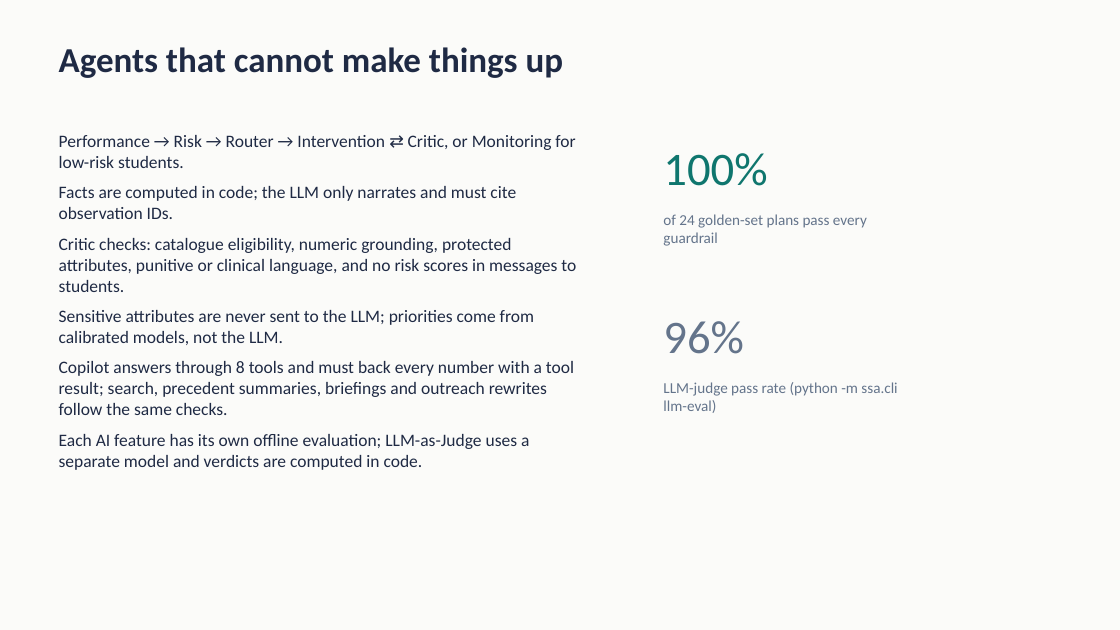
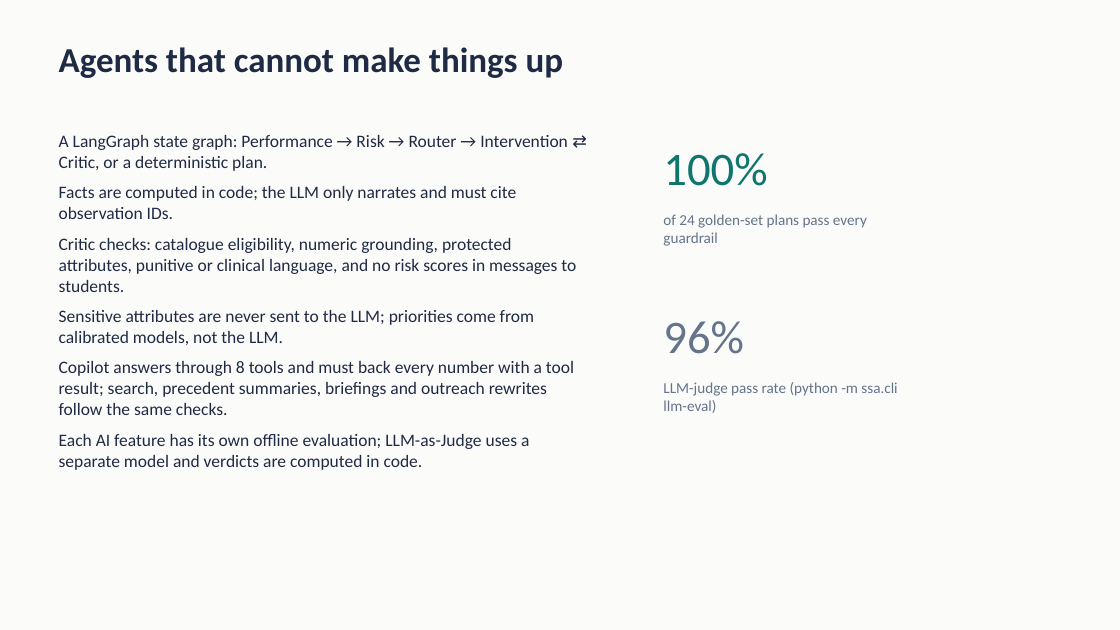
Before and after one commit to stealthynugget/student_success_assistant, a slide deck: slide 10 of docs/Student_Success_Assistant_10min.pptx. Drawn at 1120x630 pixels with LibreOffice and Linux fonts; fonts in the diff are those of the drawing. Boxes give left, top, right and bottom in pixels: in the first picture for what was removed or moved away, otherwise in the second. Text is boxed around its words. In the diff, an @@ line names an element or a change of style, - is before the commit and + after.

```diff
--- a/docs/Student_Success_Assistant_10min.pptx
+++ b/docs/Student_Success_Assistant_10min.pptx
@@ text at box(59, 135, 568, 171): text changed @@
-Performance → Risk → Router → Intervention ⇄ Critic, or Monitoring for low-risk students.
+A LangGraph state graph: Performance → Risk → Router → Intervention ⇄ Critic, or a deterministic plan.
```
Also in this commit, not shown: 3 other slides changed, 2 slides added, 32 other files.
